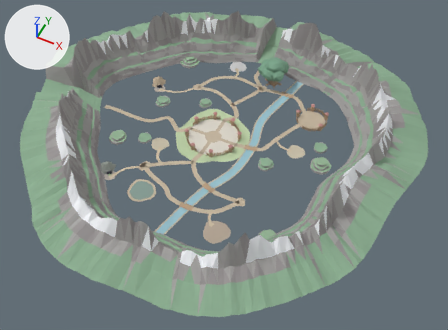
Before and after pictures for a commit that changed the glTF model assets/models/map_field_forest.glb.
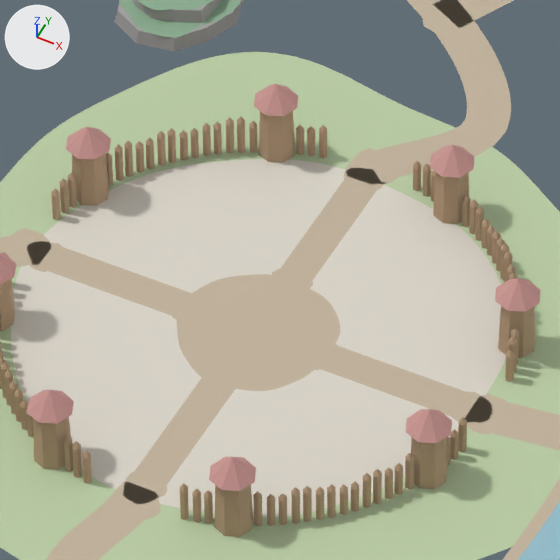
Each version is shown whole from a 50 mm camera at (182.6, -353.1, 407.9) aimed at (18.5, -24.9, -2.4), then close up on the part from 42% to 54% of the width and 31% to 48% of the height. The axes (+X, +Y, +Z) are drawn at upper left. The lights are the same throughout. The last two pictures show the newer version.

The first close-up shows 'Z_field_forest_chao_clareira', 'Z_field_forest_chao_posto', 'Z_field_forest_estrada_E', 'Z_field_forest_estrada_N', 'Z_field_forest_estrada_S', 'Z_field_forest_estrada_rua_-90', 'Z_field_forest_estrada_rua_0', 'Z_field_forest_estrada_rua_180', 'Z_field_forest_estrada_rua_90', 'Z_field_forest_morro_afloramento_0_0', 'Z_field_forest_posto_torre_5', 'Z_field_forest_praca_praca' and 157 more.
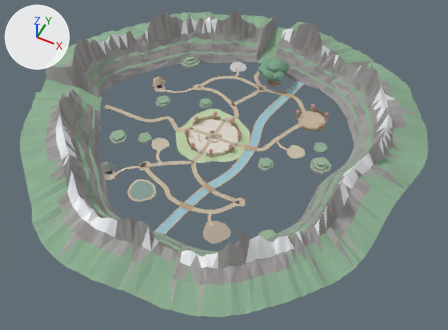
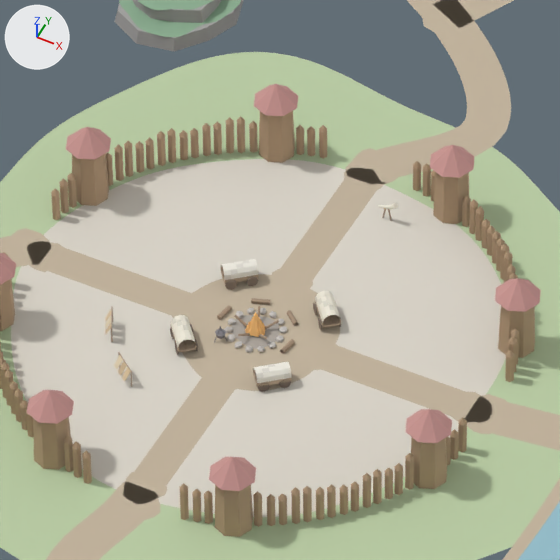
Boxes [x1, y1, x2, y2] around the edits, measured in the close-ups (560 x 560 px):
'Z_field_forest_det_obj_-1_0', added: after [105, 306, 295, 392]
'Z_field_forest_det_obj_-1_-1', added: after [217, 203, 398, 333]
'Z_field_forest_det_chao_-1_0', added: after [231, 315, 280, 349]
'Z_field_forest_det_obj_0_-1', added: after [315, 291, 341, 330]
'Z_field_forest_det_glow_brasa_-1_0', added: after [245, 312, 265, 337]
'Z_field_forest_det_obj_0_0', added: after [279, 379, 291, 388]

Edits to the bpy script that builds the scene:
```text
Add mat_det_vcol:
    mat_det_vcol = bpy.data.materials.new('det_vcol')
    mat_det_vcol.use_nodes = True; mat_det_vcol.node_tree.nodes.clear()
    _N = mat_det_vcol.node_tree.nodes; _L = mat_det_vcol.node_tree.links
    n0 = _N.new('ShaderNodeBsdfPrincipled'); n0.name = 'Principled BSDF'
    n0.inputs[2].default_value = 0.9  # 'Roughness'
    n1 = _N.new('ShaderNodeOutputMaterial'); n1.name = 'Material Output'
    n2 = _N.new('ShaderNodeVertexColor'); n2.name = 'Color Attribute'
    _L.new(n0.outputs[0], n1.inputs[0])  # 'BSDF' to 'Surface'
    _L.new(n2.outputs[0], n0.inputs[0])  # 'Color' to 'Base Color'
Add mat_det_vcol_chao:
    mat_det_vcol_chao = bpy.data.materials.new('det_vcol_chao')
    mat_det_vcol_chao.use_nodes = True; mat_det_vcol_chao.node_tree.nodes.clear()
    _N = mat_det_vcol_chao.node_tree.nodes; _L = mat_det_vcol_chao.node_tree.links
    n0 = _N.new('ShaderNodeBsdfPrincipled'); n0.name = 'Principled BSDF'
    n0.inputs[2].default_value = 0.9  # 'Roughness'
    n1 = _N.new('ShaderNodeOutputMaterial'); n1.name = 'Material Output'
    n2 = _N.new('ShaderNodeVertexColor'); n2.name = 'Color Attribute'
    _L.new(n0.outputs[0], n1.inputs[0])  # 'BSDF' to 'Surface'
    _L.new(n2.outputs[0], n0.inputs[0])  # 'Color' to 'Base Color'
Add ob_z_field_forest_det_obj__1__1:
    ob_z_field_forest_det_obj__1__1 = bpy.data.objects.new('Z_field_forest_det_obj_-1_-1', me_det_mesh_002)  # 438 vertices, 827 faces; spans x -11.2..0.6, y -0.2..18.8, z -0.1..2.4
    ob_z_field_forest_det_obj__1__1.location = (0.0, 0.0, 0.0)
Add ob_z_field_forest_det_obj__1_0:
    ob_z_field_forest_det_obj__1_0 = bpy.data.objects.new('Z_field_forest_det_obj_-1_0', me_det_mesh_001)  # 738 vertices, 1440 faces; spans x -17.8..1.1, y -11.7..0.3, z -0.1..2.1
    ob_z_field_forest_det_obj__1_0.location = (0.0, 0.0, 0.0)
Add ob_z_field_forest_det_obj_0__1:
    ob_z_field_forest_det_obj_0__1 = bpy.data.objects.new('Z_field_forest_det_obj_0_-1', me_det_mesh_006)  # 196 vertices, 462 faces; spans x -1.48..1.92, y 2.51..6.16, z 0.0..2.14
    ob_z_field_forest_det_obj_0__1.location = (0.0, 0.0, 0.0)
Add ob_z_field_forest_det_obj_0_0:
    ob_z_field_forest_det_obj_0_0 = bpy.data.objects.new('Z_field_forest_det_obj_0_0', me_det_mesh_005)  # 16 vertices, 22 faces; spans x 0.222..1.157, y -5.631..-4.819, z 0.0..1.12
    ob_z_field_forest_det_obj_0_0.location = (0.0, 0.0, 0.0)
Add ob_z_field_forest_det_glow_brasa__1_0:
    ob_z_field_forest_det_glow_brasa__1_0 = bpy.data.objects.new('Z_field_forest_det_glow_brasa_-1_0', me_det_mesh_003)  # 22 vertices, 19 faces; spans x -5.91..-3.99, y -0.93..0.93, z 0.15..2.5; in mat_glow_brasa (orange #ffc57c)
    ob_z_field_forest_det_glow_brasa__1_0.location = (0.0, 0.0, 0.0)
Add ob_z_field_forest_det_chao__1_0:
    ob_z_field_forest_det_chao__1_0 = bpy.data.objects.new('Z_field_forest_det_chao_-1_0', me_det_mesh)  # 18 vertices, 17 faces; spans x -7.35..-2.68, y -2.15..2.04, z 0.02
    ob_z_field_forest_det_chao__1_0.location = (0.0, 0.0, 0.0)
```
